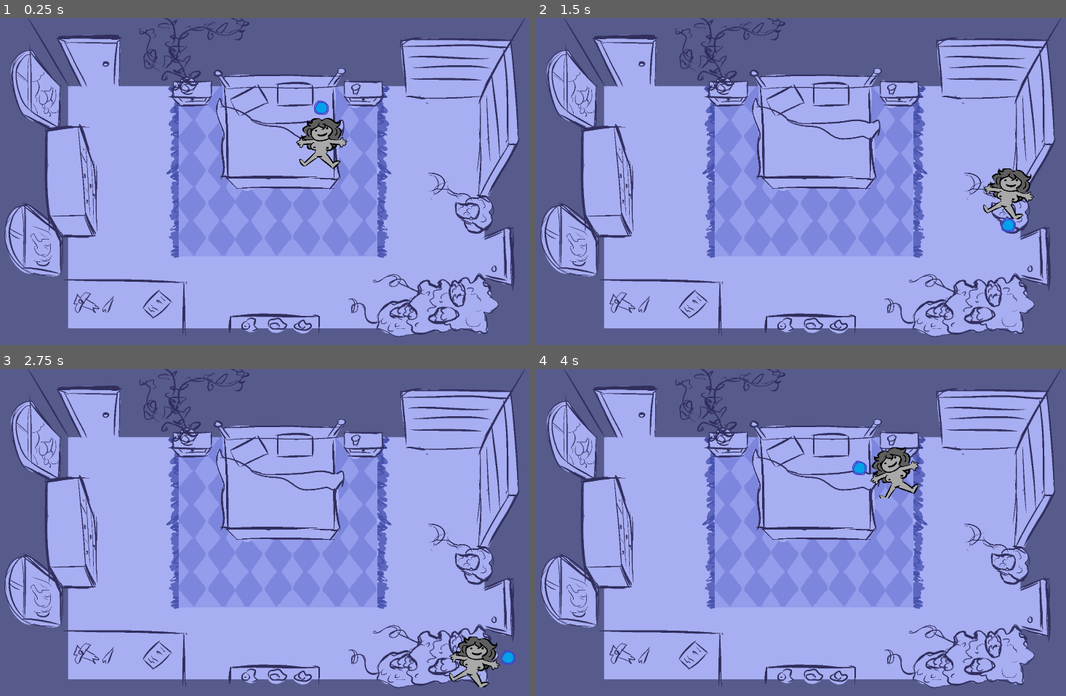
Above: before the commit, frames 1-4 (two rows, left to right).
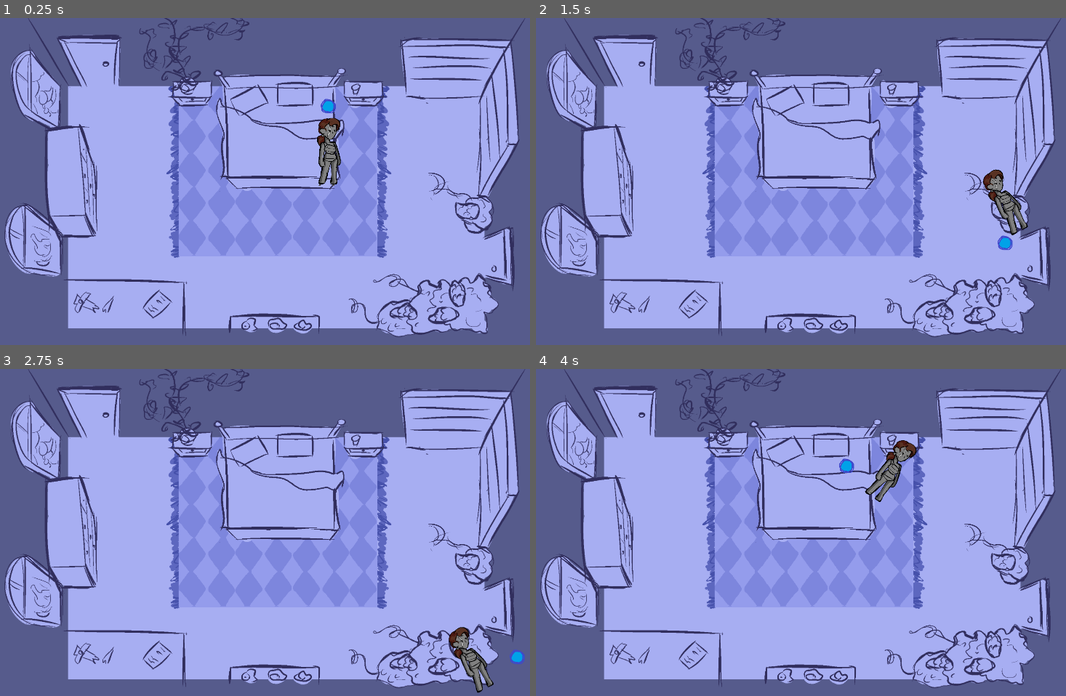
Above: after the commit, the same moments.

Repository: Jigamaree/Witchs-Orders
Game: Godot game, scene res://Scenes/Room_Bedroom.tscn
The game is run twice, just before and just after one commit, with the same random seed, the same clock (stepped at 60 frames per second) and the same inputs.
Inputs:
- Up to frame 1 (0.25 s): no input
- Up to frame 2 (1.5 s): tap Enter (ui_accept) at 0.5, 0.77 s; hold Right (ui_right) 0.53-1.28 s; hold Down (ui_down) from 1.28 s (still down)
- Up to frame 3 (2.75 s): tap Enter (ui_accept) at 1.52 s; release Down (ui_down) at 2.03 s; hold Right (ui_right) from 2.03 s (still down)
- Up to frame 4 (4 s): release Right (ui_right) at 2.78 s; hold Up (ui_up) 2.78-3.53 s; tap Enter (ui_accept) at 3.02, 3.77 s; hold Left (ui_left) from 3.53 s (still down)

The runs differ from the first frame. In frame 1, 1.2% of the frame differs, in the area x 55-66%, y 24-52%; in frame 2, 1.3%, in the area x 84-94%, y 46-71%; in frame 3, 1.3%; in frame 4, 1.3%.

Commit message:
Restructured SaveData so its actually feasible to use. Added new placeholder sprite+walking animation.

Diff:
--- a/Scenes/AssetScenes/PlayerCharacter.tscn
+++ b/Scenes/AssetScenes/PlayerCharacter.tscn
@@ -1,16 +1,16 @@
 [gd_scene format=3 uid="uid://mfyiyjn3xqfg"]
 
 [ext_resource type="Script" uid="uid://hyhscm1rrhwh" path="res://Scripts/playerCharacter.gd" id="1_kwl72"]
-[ext_resource type="Texture2D" uid="uid://cg7x3h6wbxoee" path="res://Art/PlayerCharacter/OverworldSprite/KnightStill.png" id="2_lmig6"]
-[ext_resource type="Texture2D" uid="uid://brqqgj18mmyj3" path="res://Art/PlayerCharacter/OverworldSprite/w1.png" id="3_k0ykc"]
-[ext_resource type="Texture2D" uid="uid://dd71qq0j1bbup" path="res://Art/PlayerCharacter/OverworldSprite/w2.png" id="4_b123f"]
+[ext_resource type="Texture2D" uid="uid://bbgayu5vnoet5" path="res://Art/PlayerCharacter/OverworldSprite/KnightStillTest2.png" id="2_k0ykc"]
+[ext_resource type="Texture2D" uid="uid://bu5trhrka7wxe" path="res://Art/PlayerCharacter/OverworldSprite/walk1.png" id="3_kwl72"]
+[ext_resource type="Texture2D" uid="uid://bcx1h587ljb80" path="res://Art/PlayerCharacter/OverworldSprite/walk2.png" id="4_lmig6"]
 [ext_resource type="Texture2D" uid="uid://dy8o8u0rky17" path="res://Art/PlayerCharacter/OverworldSprite/Pointer.png" id="5_xq7lg"]
 
 [sub_resource type="SpriteFrames" id="SpriteFrames_id6tp"]
 animations = [{
 "frames": [{
 "duration": 1.0,
-"texture": ExtResource("2_lmig6")
+"texture": ExtResource("2_k0ykc")
 }],
 "loop": true,
 "name": &"default",
@@ -18,10 +18,10 @@
 }, {
 "frames": [{
 "duration": 1.0,
-"texture": ExtResource("3_k0ykc")
+"texture": ExtResource("3_kwl72")
 }, {
 "duration": 1.0,
-"texture": ExtResource("4_b123f")
+"texture": ExtResource("4_lmig6")
 }],
 "loop": true,
 "name": &"walk",
@@ -29,7 +29,7 @@
 }]
 
 [sub_resource type="RectangleShape2D" id="RectangleShape2D_5gnj7"]
-size = Vector2(148, 141)
+size = Vector2(169, 167.5)
 
 [sub_resource type="RectangleShape2D" id="RectangleShape2D_mdaju"]
 size = Vector2(60.5, 62)
@@ -38,16 +38,18 @@
 script = ExtResource("1_kwl72")
 
 [node name="characterSprite2D" type="AnimatedSprite2D" parent="." unique_id=1049455970]
-position = Vector2(86, 88)
+position = Vector2(115, 115)
+scale = Vector2(0.56875, 0.56875)
 sprite_frames = SubResource("SpriteFrames_id6tp")
-frame_progress = 0.9181613
+animation = &"walk"
+frame_progress = 0.8805008
 
 [node name="playerCollisionShape2D" type="CollisionShape2D" parent="." unique_id=1060945957]
-position = Vector2(85, 87.5)
+position = Vector2(109, 109)
 shape = SubResource("RectangleShape2D_5gnj7")
 
 [node name="InteractionArea" type="Area2D" parent="." unique_id=1365480106 groups=["player"]]
-position = Vector2(84, -3)
+position = Vector2(107, -8)
 
 [node name="CollisionShapeUp" type="CollisionShape2D" parent="InteractionArea" unique_id=335690687 groups=["player"]]
 position = Vector2(0, -12)
@@ -61,13 +63,13 @@
 [node name="InteractionPoints" type="Node2D" parent="." unique_id=1266552044]
 
 [node name="MarkerUp" type="Marker2D" parent="InteractionPoints" unique_id=1828303051]
-position = Vector2(84, -18)
+position = Vector2(107, -23)
 
 [node name="MarkerDown" type="Marker2D" parent="InteractionPoints" unique_id=49254066]
-position = Vector2(85, 203)
+position = Vector2(109, 262)
 
 [node name="MarkerLeft" type="Marker2D" parent="InteractionPoints" unique_id=604026637]
-position = Vector2(-30, 84)
+position = Vector2(-38, 112)
 
 [node name="MarkerRight" type="Marker2D" parent="InteractionPoints" unique_id=751235458]
-position = Vector2(197, 85)
+position = Vector2(262, 118)
--- a/Scenes/Room_Bathroom.tscn
+++ b/Scenes/Room_Bathroom.tscn
@@ -1,7 +1,7 @@
 [gd_scene format=3 uid="uid://ckat5o2py34w2"]
 
 [ext_resource type="Texture2D" uid="uid://c2y8j5wrxybra" path="res://Art/Backgrounds/BathroomTest.png" id="1_j1rt5"]
-[ext_resource type="Script" uid="uid://dyj86g6r0e5n6" path="res://Scripts/room_default.gd" id="1_jkohm"]
+[ext_resource type="Script" uid="uid://dyj86g6r0e5n6" path="res://Scripts/GlobalScripts/room_default.gd" id="1_jkohm"]
 [ext_resource type="PackedScene" uid="uid://dmkvvkru1sug5" path="res://Scenes/AssetScenes/Door_Default.tscn" id="2_vp52i"]
 
 [node name="RoomBathroom" type="Node2D" unique_id=940703355]
@@ -17,7 +17,7 @@
 
 [node name="CollisionPolygon2D" type="CollisionPolygon2D" parent="RoomBoundary" unique_id=1423180495]
 build_mode = 1
-polygon = PackedVector2Array(426, 258, 426, 904, 1500, 907, 1502, 247)
+polygon = PackedVector2Array(418, 170, 426, 904, 1500, 907, 1508, 163)
 
 [node name="Collisions" type="Node2D" parent="." unique_id=547089238]
 position = Vector2(967, 540)
--- a/Scenes/Room_Bedroom.tscn
+++ b/Scenes/Room_Bedroom.tscn
@@ -1,6 +1,6 @@
 [gd_scene format=3 uid="uid://828q7e0vina0"]
 
-[ext_resource type="Script" uid="uid://dyj86g6r0e5n6" path="res://Scripts/room_default.gd" id="1_axkeq"]
+[ext_resource type="Script" uid="uid://dyj86g6r0e5n6" path="res://Scripts/GlobalScripts/room_default.gd" id="1_axkeq"]
 [ext_resource type="Texture2D" uid="uid://b323e23x8pls5" path="res://Art/Backgrounds/BedroomTest.png" id="1_sec1b"]
 [ext_resource type="Script" uid="uid://ds2chr61mq80b" path="res://Scripts/interactableObject.gd" id="3_anmqx"]
 [ext_resource type="PackedScene" uid="uid://dmkvvkru1sug5" path="res://Scenes/AssetScenes/Door_Default.tscn" id="4_t7h02"]
@@ -33,6 +33,9 @@
 position = Vector2(280, 531.75)
 shape = SubResource("RectangleShape2D_t7h02")
 
+[node name="fallbackMarker" type="Marker2D" parent="Collisions/DresserArea" unique_id=1450797015]
+position = Vector2(1027, 326)
+
 [node name="Door_Area" parent="." unique_id=974499172 instance=ExtResource("4_t7h02")]
 position = Vector2(374, 141)
 currentRoom = 2
--- a/Scripts/GlobalScripts/SaveData.gd
+++ /dev/null
@@ -1,5 +0,0 @@
-extends Node
-
-### SINGLE SAVE DATA
-
-### MULTI-RUN DATA
--- a/Scripts/room_default.gd
+++ b/Scripts/GlobalScripts/room_default.gd
@@ -1,4 +1,6 @@
 extends Node
+
+class_name class_defaultRoom
 
 @onready var player_scene: PackedScene = preload("res://Scenes/AssetScenes/PlayerCharacter.tscn")
 var player: PlayerClass
--- /dev/null
+++ b/Scripts/RoomScripts/room_bedroom.gd
@@ -0,0 +1,5 @@
+extends class_defaultRoom
+
+func _ready():
+	super._ready()
+	#instantiate values from Save_Data
--- /dev/null
+++ b/_SaveData/AllEndings_SaveData.gd
@@ -0,0 +1,24 @@
+extends Resource
+
+class_name AllEndings_SaveData
+
+### MULTI-RUN DATA ###
+# Endings Unlocked
+@export var endings: Dictionary = {
+	# Special Endings: Triggered when at least 1 key has been aquirred
+	"specialEnding_trueEnd": 	false,	# True End - Apprentice
+	"specialEnding_failed": 	false,	# Bimbo End - failed apprentice
+
+	# Soft Endings - triggered once chores are complete
+	"softEnding_bimbo": 	false, 	# Bimbo End - 	"Better Not To Think"
+	"softEnding_cow": 			false,	# Soft Cow End - "Prized Cow"
+	"softEnding_demon": 		false,	# Soft Enthralled End - "A Steady Hand"
+	"softEnding_pet": 			false, 	# Soft Pet End - "A Pretty Pet"
+
+	# Hard Endings - triggered by mid-game actions
+	"hardEnding_bad": 			false,	# Bad End - "Captured and Forgotten"
+	"hardEnding_cow":			false,	# Bad End - "Desperate Milkings"
+	"hardEnding_demon":			false, 	# Bad End - "Know Your Place"
+	"hardEnding_pet": 			false, 	# Bad End - "Ignus' Bitch"
+	"hardEnding_tentacles":		false,	# Bad End - "Tentacle Bait"
+}
--- /dev/null
+++ b/_SaveData/SaveData.gd
@@ -0,0 +1,12 @@
+extends Resource
+
+class_name Save_Data
+
+### SINGLE SAVE DATA ###
+@export var playerData: 					SaveData_Knight
+@export var choreData: 						SaveData_Chores
+@export var apprenticeEndingData: 			SaveData_ApprenticeEnding
+@export var otherEndingsData: 				SaveData_OtherEndings
+
+#### PERSISTENT SAVE DATA ###
+@export var persitstent_EndingRecords_data: AllEndings_SaveData
--- /dev/null
+++ b/_SaveData/SaveData_ApprenticeEnding.gd
@@ -0,0 +1,12 @@
+extends Resource
+
+class_name SaveData_ApprenticeEnding
+
+@export var sword_interracted: bool
+@export var armour_interracted: bool
+@export var looked_out_front_windows: bool
+@export var identified_bandages: bool
+@export var crow_key: bool
+@export var fire_key: bool
+@export var plant_key: bool
+@export var apprentice_seed_taken: bool #"pendant got"
--- /dev/null
+++ b/_SaveData/SaveData_Chores.gd
@@ -0,0 +1,10 @@
+extends Resource
+
+class_name SaveData_Chores
+
+@export var ignus_fed: bool
+@export var ignus_fucked: bool
+@export var pit_fed: bool
+@export var pit_fucked: bool
+@export var cauldron_state =  null #not finished, incorrect, correct
+@export var potion_state = null #not touched, incomplete, completed
--- /dev/null
+++ b/_SaveData/SaveData_OtherEndings.gd
@@ -0,0 +1,8 @@
+extends Resource
+
+class_name SaveData_OtherEndings
+
+@export var dildo_usage: int
+@export var corruptionPoints_Cow: int
+@export var corruptionPoints_Demon: int
+@export var corruptionPoints_Pet: int
--- /dev/null
+++ b/_SaveData/SaveData_Player.gd
@@ -0,0 +1,14 @@
+extends Resource
+
+class_name SaveData_Knight
+
+enum Clothing 		{NAKED, BUTTPLUG, COW_BIKINI, SLUTTY_OUTFIT, POET_SHIRT, STOLEN_ROBES}
+enum Eaten_Item 	{BIRDSEED, DOGFOOD, BREAD, CORRUPTED_ITEM} #only need to track the ones that make a difference gamewise
+
+
+#immediate player-state data
+@export var knight_clothing: Clothing
+@export var knight_fed: bool
+@export var knight_eaten_item = Eaten_Item
+@export var stretched: bool
+@export var plant_guide_read: bool
--- /dev/null
+++ b/_SaveData/SaveData_Test.tres
@@ -0,0 +1,39 @@
+[gd_resource type="Resource" script_class="Save_Data" format=3 uid="uid://dq5wrml0te0j3"]
+
+[ext_resource type="Script" uid="uid://bhs8rmfx5wfsr" path="res://_SaveData/SaveData_ApprenticeEnding.gd" id="1_hsxt8"]
+[ext_resource type="Script" uid="uid://dqumbu652o1om" path="res://_SaveData/SaveData.gd" id="1_jdltb"]
+[ext_resource type="Script" uid="uid://bs0ecqt2c3jqf" path="res://_SaveData/SaveData_Chores.gd" id="2_ejs8o"]
+[ext_resource type="Script" uid="uid://q21uj0318um4" path="res://_SaveData/SaveData_OtherEndings.gd" id="3_d5qkm"]
+[ext_resource type="Script" uid="uid://cigryylcjo42" path="res://_SaveData/AllEndings_SaveData.gd" id="4_ol0uk"]
+[ext_resource type="Script" uid="uid://df0niv1fe5p1k" path="res://_SaveData/SaveData_Player.gd" id="5_dfnck"]
+
+[sub_resource type="Resource" id="Resource_16qw7"]
+script = ExtResource("1_hsxt8")
+metadata/_custom_type_script = "uid://bhs8rmfx5wfsr"
+
+[sub_resource type="Resource" id="Resource_pqo1t"]
+script = ExtResource("2_ejs8o")
+cauldron_state = null
+potion_state = null
+metadata/_custom_type_script = "uid://bs0ecqt2c3jqf"
+
+[sub_resource type="Resource" id="Resource_dehmu"]
+script = ExtResource("3_d5qkm")
+metadata/_custom_type_script = "uid://q21uj0318um4"
+
+[sub_resource type="Resource" id="Resource_406uk"]
+script = ExtResource("4_ol0uk")
+metadata/_custom_type_script = "uid://cigryylcjo42"
+
+[sub_resource type="Resource" id="Resource_t7spt"]
+script = ExtResource("5_dfnck")
+metadata/_custom_type_script = "uid://df0niv1fe5p1k"
+
+[resource]
+script = ExtResource("1_jdltb")
+playerData = SubResource("Resource_t7spt")
+choreData = SubResource("Resource_pqo1t")
+apprenticeEndingData = SubResource("Resource_16qw7")
+otherEndingsData = SubResource("Resource_dehmu")
+persitstent_EndingRecords_data = SubResource("Resource_406uk")
+metadata/_custom_type_script = "uid://dqumbu652o1om"
--- a/project.godot
+++ b/project.godot
@@ -18,7 +18,6 @@
 [autoload]
 
 GlobalVariables="*uid://c2hb0jltn7m1y"
-SaveData="*uid://dqumbu652o1om"
 NavMan="*uid://c4ytq3w8qjjuw"
 
 [display]
Binary file added: Art/PlayerCharacter/OverworldSprite/KnightStillTest.png
Not shown, added: Art/PlayerCharacter/OverworldSprite/KnightStillTest.png.import
Binary file added: Art/PlayerCharacter/OverworldSprite/KnightStillTest2.png
Not shown, added: Art/PlayerCharacter/OverworldSprite/KnightStillTest2.png.import
Binary file added: Art/PlayerCharacter/OverworldSprite/walk1.png
Not shown, added: Art/PlayerCharacter/OverworldSprite/walk1.png.import
Binary file added: Art/PlayerCharacter/OverworldSprite/walk2.png
Not shown, added: Art/PlayerCharacter/OverworldSprite/walk2.png.import
Renamed: Scripts/room_default.gd.uid -> Scripts/GlobalScripts/room_default.gd.uid
Not shown, added: Scripts/RoomScripts/room_bedroom.gd.uid
Not shown, added: _SaveData/AllEndings_SaveData.gd.uid
Renamed: Scripts/GlobalScripts/SaveData.gd.uid -> _SaveData/SaveData.gd.uid
(and 4 more such lines)
